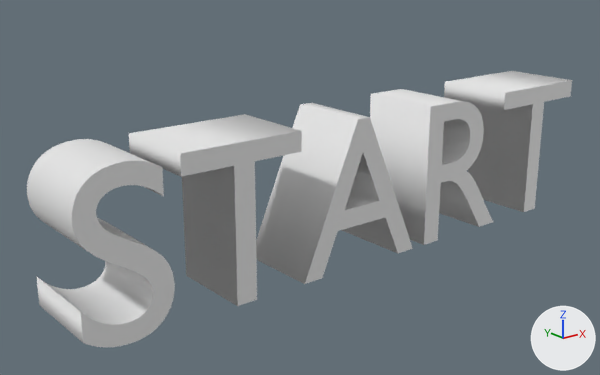
The Blender file objects/start.blend, before and after one commit.
Rendered twice from a 50 mm lens placed at (-15.3, -41.6, 22.1), pointed at (17.8, -0.2, 5.5). Arrows for +X, +Y and +Z are at lower right; the lights stay in place. Text is drawn in Blender's own font.

Names of what the first picture shows: 'Texto'.
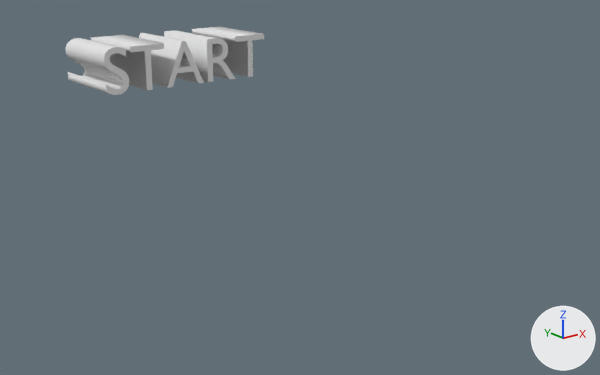
What changed in the scene script:
```text
Change txt_texto:
    txt_texto.extrude: 3.0 -> 2.0
Change ob_texto:
    ob_texto.location: (0.0, 0.0, 0.0) -> (0.5, -6.0, 15.0)
    ob_texto.scale: (15.0, 15.0, 1.0) -> (3.0, 3.0, 1.0)
```

Changed parts and their boxes (x1, y1, x2, y2) in the pictures (600 x 375 px):
'Texto', reshaped, moved, rescaled (64% narrower, 75% shorter)
    before: (27, 71, 572, 347)
    after: (66, 27, 264, 95)
